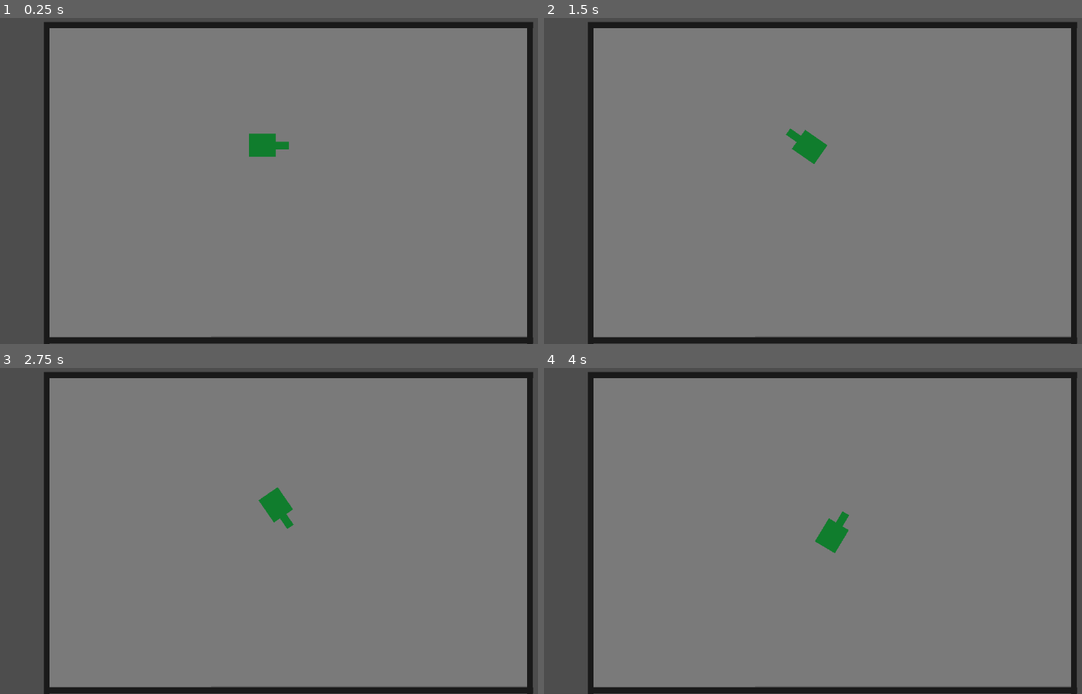
Above: before the commit, frames 1-4 (two rows, left to right).
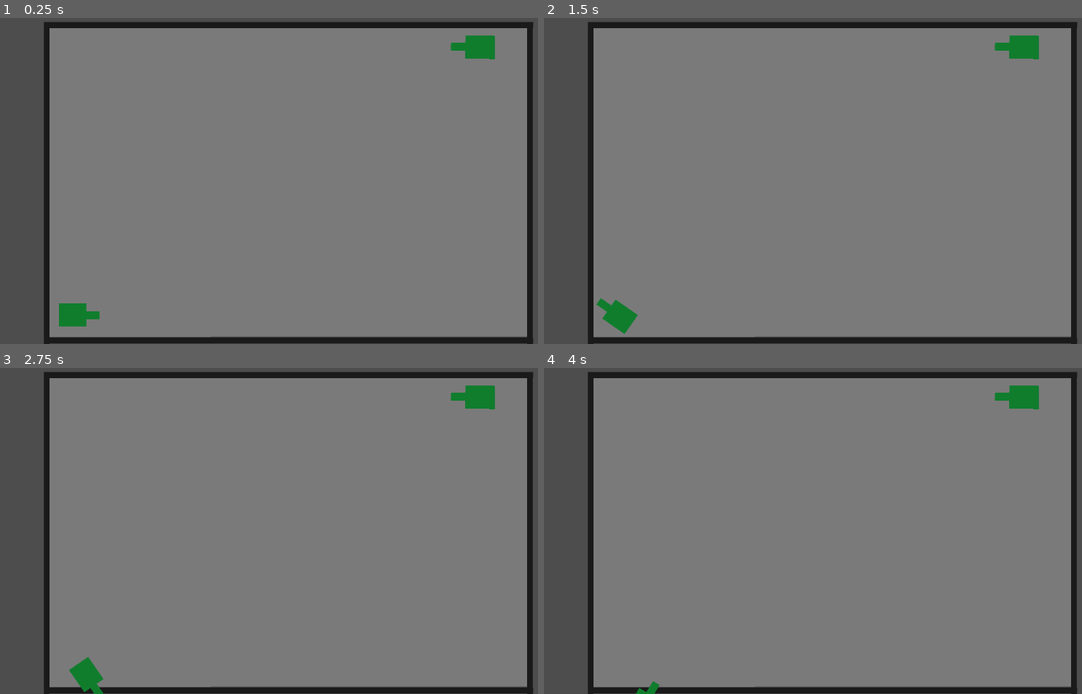
Above: after the commit, the same moments.

Repository: stefanlple/Tankman
Game: Godot game, scene res://base.tscn
Two runs of this game, one before a commit and one after it. Both use one fixed random seed, a clock stepped at 60 frames per second and the inputs below.
Inputs:
- Up to frame 1 (0.25 s): no input
- Up to frame 2 (1.5 s): tap Enter at 0.5 s; hold D (roatright_player1) 0.53-1.28 s; hold Q (Shooting_player1) 0.53-1.28 s; hold S (move_down_player1) from 1.28 s (still down); tap Q (Shooting_player1) at 1.35 s
- Up to frame 3 (2.75 s): tap Space at 2 s; release S (move_down_player1) at 2.03 s; hold D (roatright_player1) from 2.03 s (still down); hold Q (Shooting_player1) from 2.03 s (still down)
- Up to frame 4 (4 s): release D (roatright_player1) at 2.78 s; release Q (Shooting_player1) at 2.78 s; hold W (move_up_player1) 2.78-3.53 s; tap Q (Shooting_player1) at 2.85 s; hold A (roatleft_layer1, bound only before the commit) from 3.53 s (still down); hold Q (Shooting_player1) from 3.53 s (still down)

The runs differ from the first frame. In frame 1, 1.3% of the frame differs, in the area x 10-93%, y 5-95%; in frame 2, 1.3%, in the area x 9-93%, y 5-97%; in frame 3, 1.3%; in frame 4, 1.0%.
Error before the commit: Invalid call. Nonexistent function 'get_position' in base 'Node'. (res://PlayerTank.gd:39)

Commit message:
Two Player

Diff:
--- /dev/null
+++ b/Bullet.gd
@@ -0,0 +1,22 @@
+extends RigidBody2D
+
+
+# Called when the node enters the scene tree for the first time.
+func _ready():
+	pass # Replace with function body.
+
+
+# Called every frame. 'delta' is the elapsed time since the previous frame.
+func _process(delta):
+	pass
+
+
+
+func _on_body_entered(body):
+	print("Hit")
+	queue_free()
+
+
+func _on_body_shape_entered(body_rid, body, body_shape_index, local_shape_index):
+	print("Hit")
+	queue_free()
--- a/BulletTank.tscn
+++ b/BulletTank.tscn
@@ -1,14 +1,20 @@
-[gd_scene load_steps=3 format=3 uid="uid://crxp268bh0lav"]
+[gd_scene load_steps=4 format=3 uid="uid://crxp268bh0lav"]
 
+[ext_resource type="Script" path="res://Bullet.gd" id="1_ri5qe"]
 [ext_resource type="Texture2D" uid="uid://cm24tom568rvg" path="res://pixil-frame-0 (2).png" id="1_wcqsy"]
 
 [sub_resource type="RectangleShape2D" id="RectangleShape2D_5fym2"]
 
 [node name="RigidBody2D" type="RigidBody2D"]
 position = Vector2(2, 4)
+collision_layer = 2
+collision_mask = 2
 gravity_scale = 0.0
+contact_monitor = true
+script = ExtResource("1_ri5qe")
 
 [node name="Pixil-frame-0(2)" type="Sprite2D" parent="."]
+modulate = Color(0, 0, 0, 1)
 position = Vector2(35, 18)
 scale = Vector2(0.1, 0.05)
 texture = ExtResource("1_wcqsy")
@@ -16,3 +22,6 @@
 [node name="CollisionShape2D" type="CollisionShape2D" parent="."]
 scale = Vector2(0.1, 0.05)
 shape = SubResource("RectangleShape2D_5fym2")
+
+[connection signal="body_entered" from="." to="." method="_on_body_entered"]
+[connection signal="body_shape_entered" from="." to="." method="_on_body_shape_entered"]
--- a/PlayerTank.gd
+++ b/PlayerTank.gd
@@ -3,11 +3,11 @@
 
 const SPEED = 444
 var bullet = preload("res://BulletTank.tscn")
-var bullet_speed = 200;
+var bullet_speed = 4500;
 
 var rotspeed = 5;
 @export var torque = 200
-@export var playerOne = true
+@export var playerNumber = "1"
 var ControlMap = [[],[]]
 @onready var timer = get_node("Timer")
 @onready var Shootingpoint = get_node("Turret/ShootingPoint")
@@ -16,17 +16,17 @@
 
 func _physics_process(delta):
 	velocity = Vector2()
-	if Input.is_action_pressed("move_up_player1"):
+	if Input.is_action_pressed("move_up_player" +playerNumber):
 		velocity = Vector2(SPEED,0).rotated(rotation)
-	if Input.is_action_pressed("move_down_player1"):
+	if Input.is_action_pressed("move_down_player" +playerNumber):
 		velocity = Vector2(-SPEED/2,0).rotated(rotation)
 	var rotation_direction = 0
-	if Input.is_action_pressed("roatright_player1"):
+	if Input.is_action_pressed("roatright_player" +playerNumber):
 		rotation_direction += 1
-	if Input.is_action_pressed("roatleft_layer1"):
+	if Input.is_action_pressed("roatleft_player" +playerNumber):
 		rotation_direction -= 1
 	rotation += rotspeed*rotation_direction * delta
-	if Input.is_action_pressed("Shooting_player1"):
+	if Input.is_action_pressed("Shooting_player" +playerNumber):
 		if(canShoot):
 			fire()
 	move_and_slide()
@@ -36,11 +36,15 @@
 	canShoot = false
 	timer.start()
 	var bullet_inst = bullet.instantiate()
-	bullet_inst.set_position(Shootingpoint.get_position())
+	bullet_inst.set_position(get_position())
 	bullet_inst.set_rotation_degrees(get_rotation_degrees())
-	bullet_inst.apply_impulse(Vector2(),Vector2(bullet_speed,0).rotated(rotation))
+	bullet_inst.apply_central_impulse(Vector2(bullet_speed,0).rotated(rotation))
 	get_tree().get_root().call_deferred("add_child",bullet_inst)
 
 
 func _on_timer_timeout():
 	canShoot = true;
+
+
+func _on_ready():
+	pass # Replace with function body.
--- /dev/null
+++ b/PlayerTank.tscn
@@ -0,0 +1,39 @@
+[gd_scene load_steps=4 format=3 uid="uid://ch6w0f1ww01oc"]
+
+[ext_resource type="Script" path="res://PlayerTank.gd" id="1_b706n"]
+[ext_resource type="Texture2D" uid="uid://cm24tom568rvg" path="res://pixil-frame-0 (2).png" id="2_o1xt0"]
+
+[sub_resource type="RectangleShape2D" id="RectangleShape2D_lyhrb"]
+size = Vector2(213.278, 299.654)
+
+[node name="CharacterBody2D" type="CharacterBody2D"]
+position = Vector2(2108, 1225)
+scale = Vector2(1.4, 1.2)
+motion_mode = 1
+slide_on_ceiling = false
+script = ExtResource("1_b706n")
+playerNumber = "2"
+
+[node name="CollisionShape2D2" type="CollisionShape2D" parent="."]
+position = Vector2(4293.74, 2790.28)
+scale = Vector2(0.1525, 0.145)
+shape = SubResource("RectangleShape2D_lyhrb")
+
+[node name="Pixil-frame-0(2)" type="Sprite2D" parent="."]
+z_index = 1
+position = Vector2(2, 2)
+scale = Vector2(0.12, 0.12)
+texture = ExtResource("2_o1xt0")
+
+[node name="Turret" type="Sprite2D" parent="."]
+z_index = 1
+position = Vector2(94, 6)
+scale = Vector2(0.119998, -0.0400006)
+texture = ExtResource("2_o1xt0")
+
+[node name="ShootingPoint" type="Node" parent="Turret"]
+
+[node name="Timer" type="Timer" parent="."]
+
+[connection signal="ready" from="." to="." method="_on_ready"]
+[connection signal="timeout" from="Timer" to="." method="_on_timer_timeout"]
--- a/base.tscn
+++ b/base.tscn
@@ -1,12 +1,11 @@
-[gd_scene load_steps=10 format=3 uid="uid://c7g0a83n5hp48"]
+[gd_scene load_steps=8 format=3 uid="uid://c7g0a83n5hp48"]
 
 [ext_resource type="Texture2D" uid="uid://bel38g2o6k6q1" path="res://pixil-frame-0.png" id="1_nc2hw"]
 [ext_resource type="Texture2D" uid="uid://dvl6yj3j3ea2x" path="res://pixil-frame-0 (1).png" id="2_17fh0"]
-[ext_resource type="Texture2D" uid="uid://cm24tom568rvg" path="res://pixil-frame-0 (2).png" id="3_3bgd5"]
-[ext_resource type="Script" path="res://PlayerTank.gd" id="3_g4k7r"]
+[ext_resource type="PackedScene" uid="uid://ch6w0f1ww01oc" path="res://PlayerTank.tscn" id="3_of1sb"]
 
 [sub_resource type="RectangleShape2D" id="RectangleShape2D_ajqe5"]
-size = Vector2(1597.12, 1703.31)
+size = Vector2(1597.12, 2129.12)
 
 [sub_resource type="RectangleShape2D" id="RectangleShape2D_rh330"]
 size = Vector2(1597.12, 1703.31)
@@ -16,9 +15,6 @@
 
 [sub_resource type="RectangleShape2D" id="RectangleShape2D_o0m36"]
 size = Vector2(1597.12, 1703.31)
-
-[sub_resource type="RectangleShape2D" id="RectangleShape2D_lyhrb"]
-size = Vector2(213.278, 299.654)
 
 [node name="Base" type="Node2D"]
 
@@ -105,32 +101,11 @@
 position = Vector2(5.01221, -56.7769)
 shape = SubResource("RectangleShape2D_o0m36")
 
-[node name="CharacterBody2D" type="CharacterBody2D" parent="."]
-position = Vector2(2108, 1225)
-scale = Vector2(1.4, 1.2)
-motion_mode = 1
-slide_on_ceiling = false
-script = ExtResource("3_g4k7r")
+[node name="Player1" parent="." instance=ExtResource("3_of1sb")]
+position = Vector2(231, 2912)
+playerNumber = "1"
 
-[node name="CollisionShape2D2" type="CollisionShape2D" parent="CharacterBody2D"]
-position = Vector2(4293.74, 2790.28)
-scale = Vector2(0.1525, 0.145)
-shape = SubResource("RectangleShape2D_lyhrb")
-
-[node name="Pixil-frame-0(2)" type="Sprite2D" parent="CharacterBody2D"]
-z_index = 1
-position = Vector2(2, 2)
-scale = Vector2(0.12, 0.12)
-texture = ExtResource("3_3bgd5")
-
-[node name="Turret" type="Sprite2D" parent="CharacterBody2D"]
-z_index = 1
-position = Vector2(94, 6)
-scale = Vector2(0.119998, -0.0400006)
-texture = ExtResource("3_3bgd5")
-
-[node name="ShootingPoint" type="Node" parent="CharacterBody2D/Turret"]
-
-[node name="Timer" type="Timer" parent="CharacterBody2D"]
-
-[connection signal="timeout" from="CharacterBody2D/Timer" to="CharacterBody2D" method="_on_timer_timeout"]
+[node name="Player2" parent="." instance=ExtResource("3_of1sb")]
+position = Vector2(4269, 258)
+rotation = -3.13363
+scale = Vector2(1.52, 1.2)
--- a/project.godot
+++ b/project.godot
@@ -27,7 +27,7 @@
 "events": [Object(InputEventKey,"resource_local_to_scene":false,"resource_name":"","device":-1,"window_id":0,"alt_pressed":false,"shift_pressed":false,"ctrl_pressed":false,"meta_pressed":false,"pressed":false,"keycode":0,"physical_keycode":83,"key_label":0,"unicode":115,"echo":false,"script":null)
 ]
 }
-roatleft_layer1={
+roatleft_player1={
 "deadzone": 0.5,
 "events": [Object(InputEventKey,"resource_local_to_scene":false,"resource_name":"","device":-1,"window_id":0,"alt_pressed":false,"shift_pressed":false,"ctrl_pressed":false,"meta_pressed":false,"pressed":false,"keycode":0,"physical_keycode":65,"key_label":0,"unicode":97,"echo":false,"script":null)
 ]
@@ -42,6 +42,31 @@
 "events": [Object(InputEventKey,"resource_local_to_scene":false,"resource_name":"","device":-1,"window_id":0,"alt_pressed":false,"shift_pressed":false,"ctrl_pressed":false,"meta_pressed":false,"pressed":false,"keycode":0,"physical_keycode":81,"key_label":0,"unicode":113,"echo":false,"script":null)
 ]
 }
+move_up_player2={
+"deadzone": 0.5,
+"events": [Object(InputEventKey,"resource_local_to_scene":false,"resource_name":"","device":-1,"window_id":0,"alt_pressed":false,"shift_pressed":false,"ctrl_pressed":false,"meta_pressed":false,"pressed":false,"keycode":0,"physical_keycode":73,"key_label":0,"unicode":105,"echo":false,"script":null)
+]
+}
+move_down_player2={
+"deadzone": 0.5,
+"events": [Object(InputEventKey,"resource_local_to_scene":false,"resource_name":"","device":-1,"window_id":0,"alt_pressed":false,"shift_pressed":false,"ctrl_pressed":false,"meta_pressed":false,"pressed":false,"keycode":0,"physical_keycode":75,"key_label":0,"unicode":107,"echo":false,"script":null)
+]
+}
+roatleft_player2={
+"deadzone": 0.5,
+"events": [Object(InputEventKey,"resource_local_to_scene":false,"resource_name":"","device":-1,"window_id":0,"alt_pressed":false,"shift_pressed":false,"ctrl_pressed":false,"meta_pressed":false,"pressed":false,"keycode":0,"physical_keycode":74,"key_label":0,"unicode":106,"echo":false,"script":null)
+]
+}
+roatright_player2={
+"deadzone": 0.5,
+"events": [Object(InputEventKey,"resource_local_to_scene":false,"resource_name":"","device":-1,"window_id":0,"alt_pressed":false,"shift_pressed":false,"ctrl_pressed":false,"meta_pressed":false,"pressed":false,"keycode":0,"physical_keycode":76,"key_label":0,"unicode":108,"echo":false,"script":null)
+]
+}
+Shooting_player2={
+"deadzone": 0.5,
+"events": [Object(InputEventKey,"resource_local_to_scene":false,"resource_name":"","device":-1,"window_id":0,"alt_pressed":false,"shift_pressed":false,"ctrl_pressed":false,"meta_pressed":false,"pressed":false,"keycode":0,"physical_keycode":85,"key_label":0,"unicode":117,"echo":false,"script":null)
+]
+}
 
 [rendering]
 
